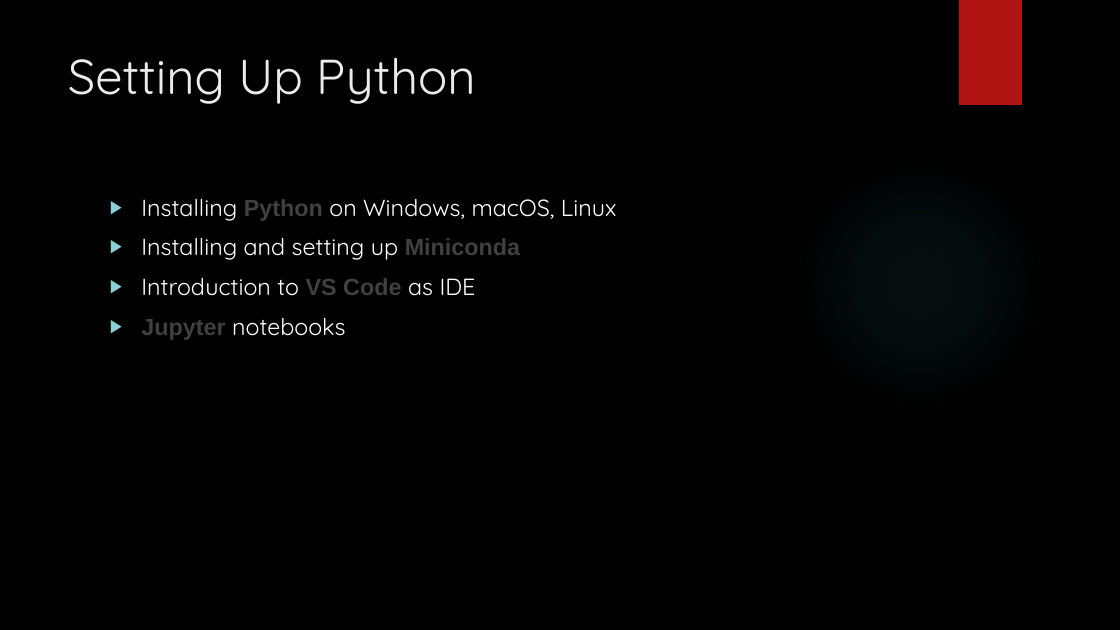
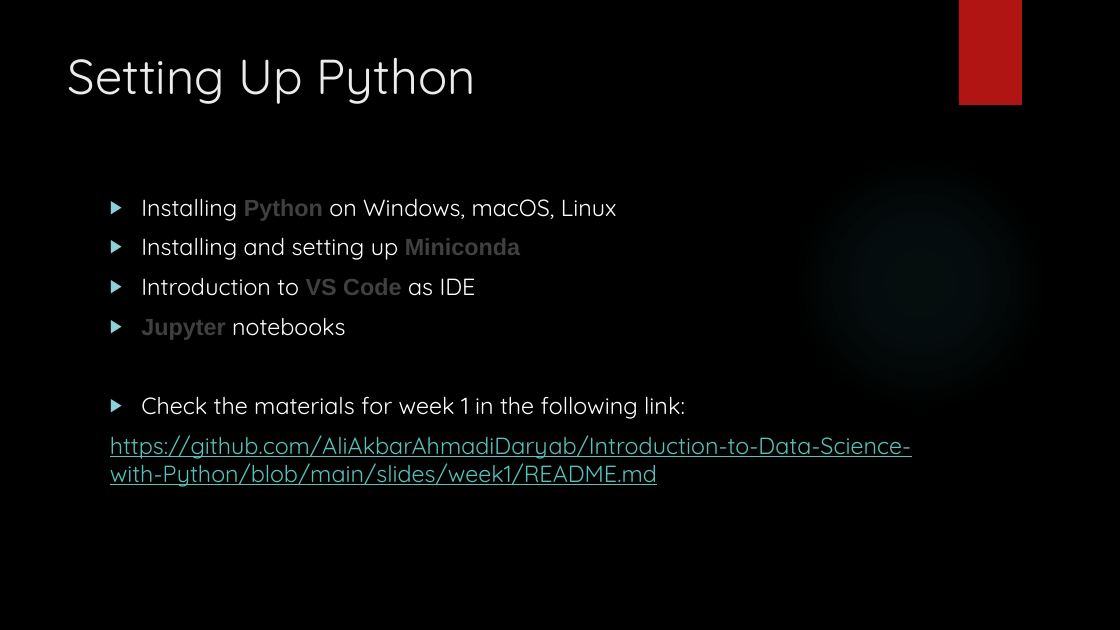
Before and after one commit to AliAkbarAhmadiDaryab/Introduction-to-Data-Science-with-Python, a slide deck: slide 2 of slides/Introduction to Python Programming for Beginners.pptx. Drawn at 1120x630 pixels with LibreOffice and Linux fonts; fonts in the diff are those of the drawing; background and template pictures are left out. Boxes give left, top, right and bottom in pixels: in the first picture for what was removed or moved away, otherwise in the second. Text is boxed around its words. In the diff, an @@ line names an element or a change of style, - is before the commit and + after.

Commit message:
Add: New course material.

```diff
--- a/slides/Introduction to Python Programming for Beginners.pptx
+++ b/slides/Introduction to Python Programming for Beginners.pptx
@@ text at (x1=110, y1=396, x2=911, y2=487): paragraphs added @@
+▶ Check the materials for week 1 in the following link:
+https://github.com/AliAkbarAhmadiDaryab/Introduction-to-Data-Science-with-Python/blob/main/slides/week1/README.md
```
Also in this commit, not shown: 1 other slide changed, 4 other files.
